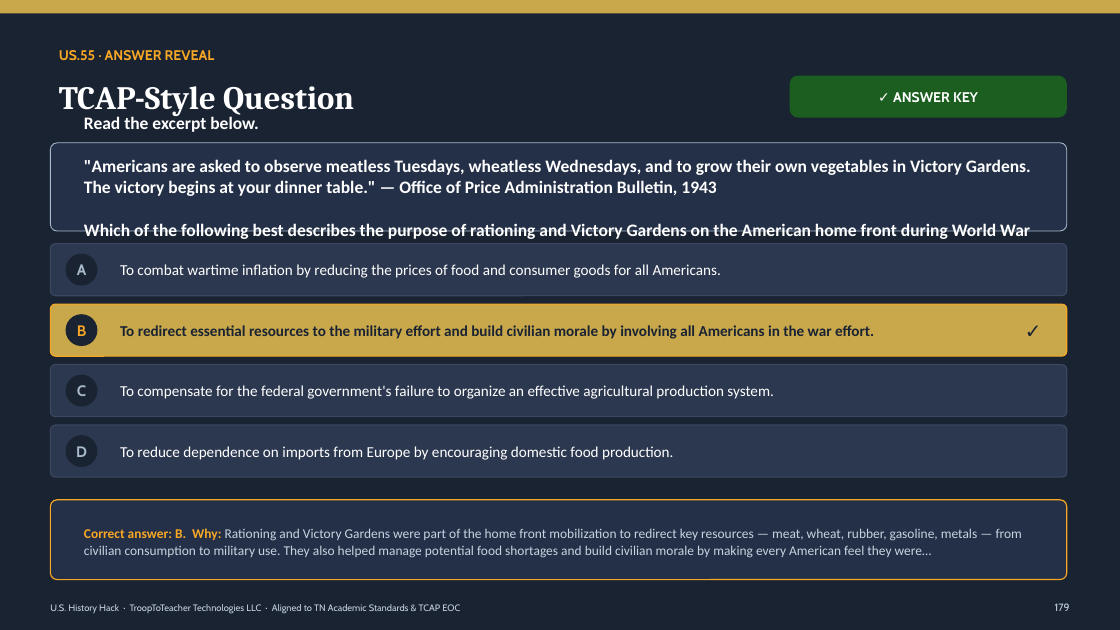
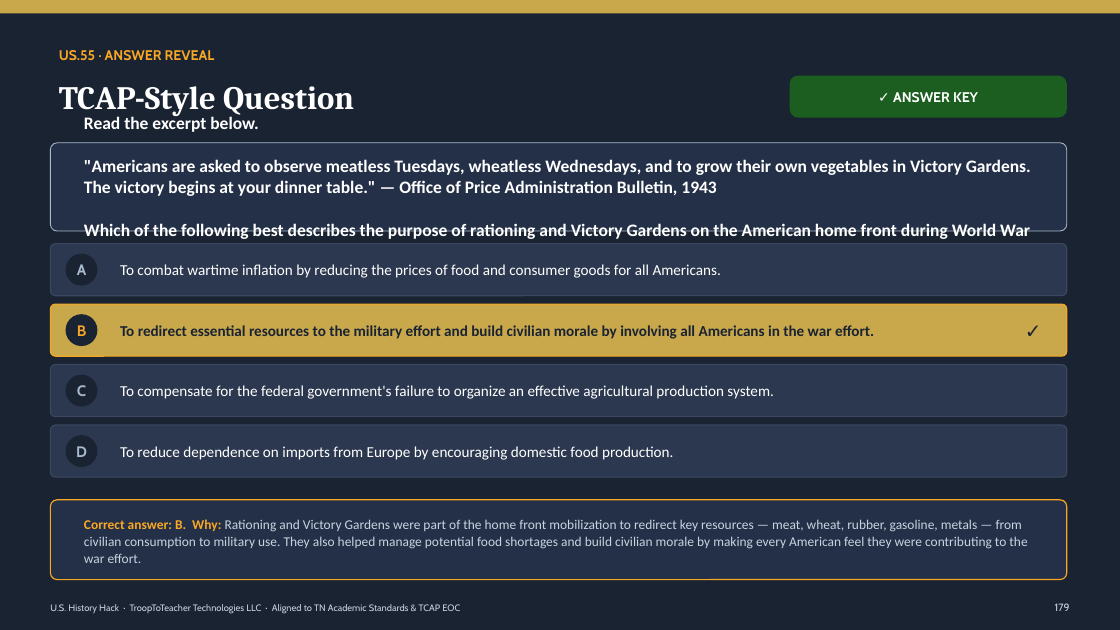
Before and after one commit to Trooptoteacher/trooptoteacher-history, a slide deck: slide 200 of HistoryHack_Platinum/deliverables_unit6/Unit6_Teacher_Deck_CourseStandard.pptx. Drawn at 1120x630 pixels with LibreOffice and Linux fonts; fonts in the diff are those of the drawing. Boxes give left, top, right and bottom in pixels: in the first picture for what was removed or moved away, otherwise in the second. Text is boxed around its words. In the diff, an @@ line names an element or a change of style, - is before the commit and + after.

```diff
--- a/HistoryHack_Platinum/deliverables_unit6/Unit6_Teacher_Deck_CourseStandard.pptx
+++ b/HistoryHack_Platinum/deliverables_unit6/Unit6_Teacher_Deck_CourseStandard.pptx
@@ text at [84, 519, 1027, 563]: text changed @@
-Correct answer: B. Why: Rationing and Victory Gardens were part of the home front mobilization to redirect key resources — meat, wheat, rubber, gasoline, metals — from civilian consumption to military use. They also helped manage potential food shortages and build civilian morale by making every American feel they were…
+Correct answer: B. Why: Rationing and Victory Gardens were part of the home front mobilization to redirect key resources — meat, wheat, rubber, gasoline, metals — from civilian consumption to military use. They also helped manage potential food shortages and build civilian morale by making every American feel they were contributing to the war effort.
```
Also in this commit, not shown: 14 other slides changed, 19 other files.
